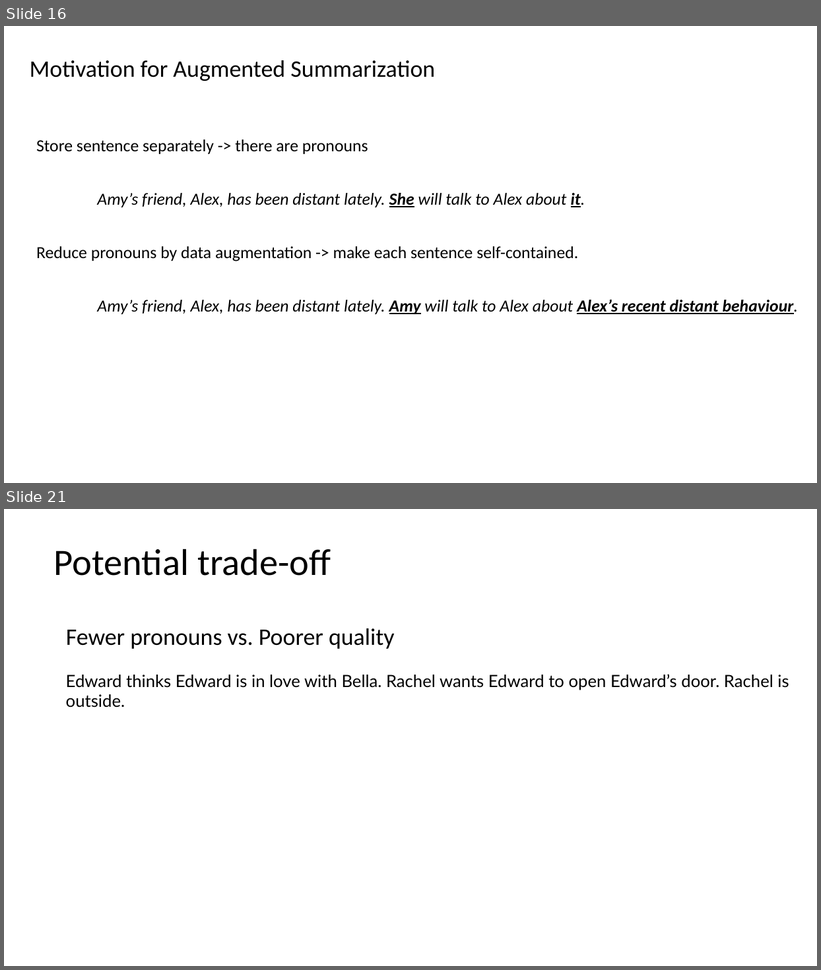
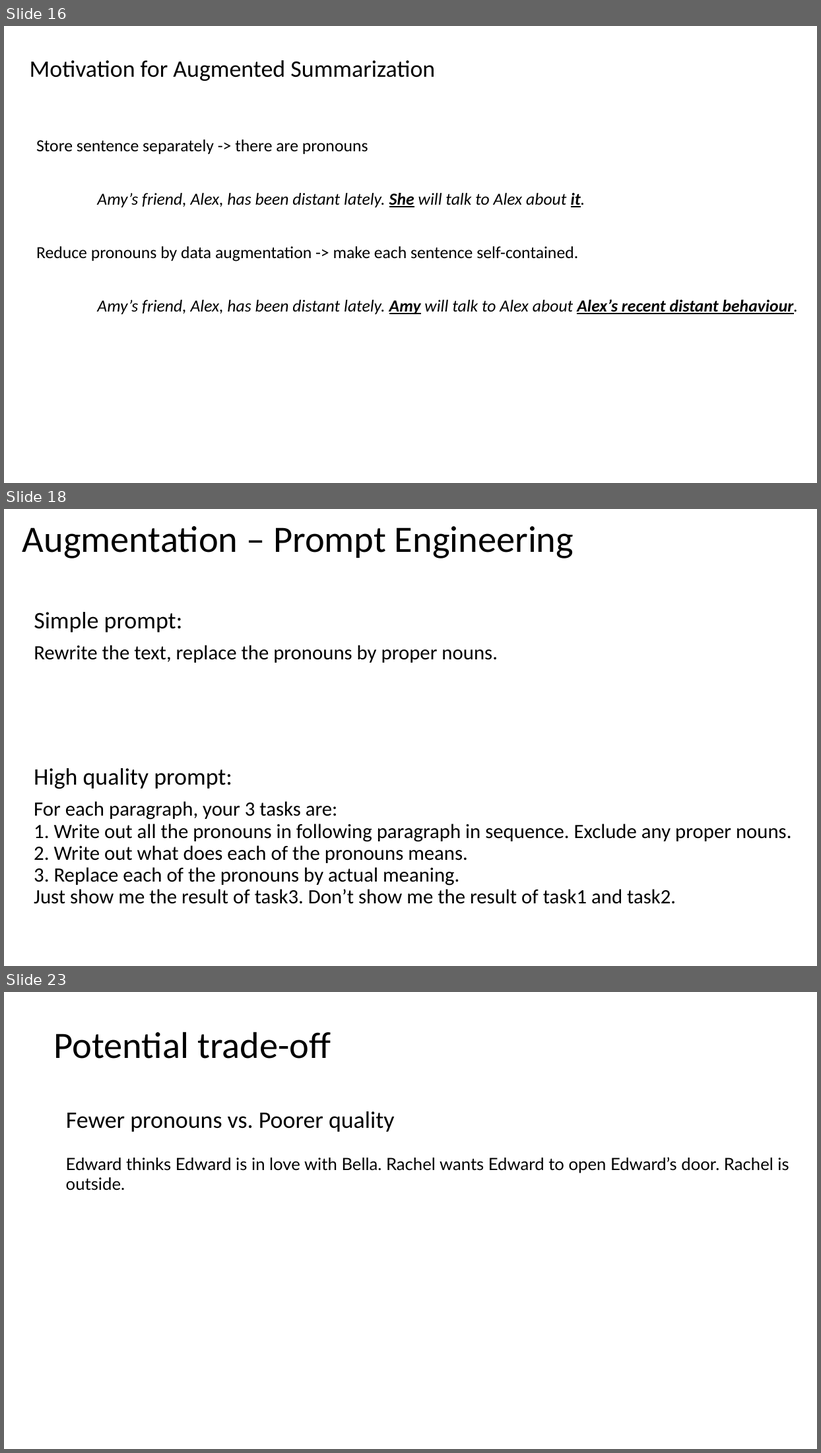
Before and after one commit to Astonzzh/slide, a slide deck: complete.pptx. Shown one above the other, each under a label of ours: slides 16 and 21 before the commit, slides 16, 18 and 23 after it; the slides between them are not shown. The pictures are 821x970 and 821x1453 pixels, drawn with LibreOffice and Linux fonts; fonts in the diff are those of the drawing. Boxes give left, top, right and bottom in pixels: in the first picture for what was removed or moved away, otherwise in the second. Text is boxed around its words. In the diff, an @@ line names an element or a change of style, - is before the commit and + after.

```diff
--- a/complete.pptx
+++ b/complete.pptx
@@ slide 18 added at bbox=[4, 509, 817, 966], background #FFFFFF @@
@@ title added at bbox=[22, 526, 574, 559], 44 pt, text #000000 @@
+Augmentation – Prompt Engineering
@@ text added at bbox=[34, 612, 498, 663], 24 pt, text #000000 @@
+Simple prompt:
+Rewrite the text, replace the pronouns by proper nouns.
@@ text added at bbox=[34, 768, 792, 904], 24 pt, text #000000 @@
+High quality prompt:
+For each paragraph, your 3 tasks are:
+1. Write out all the pronouns in following paragraph in sequence. Exclude any proper nouns.
+2. Write out what does each of the pronouns means.
+3. Replace each of the pronouns by actual meaning.
+Just show me the result of task3. Don’t show me the result of task1 and task2.
@@ what was slide 21 is now slide 23 @@
```
Also in this commit, not shown: 10 slides changed, 1 other slide added, 1 slide removed.
